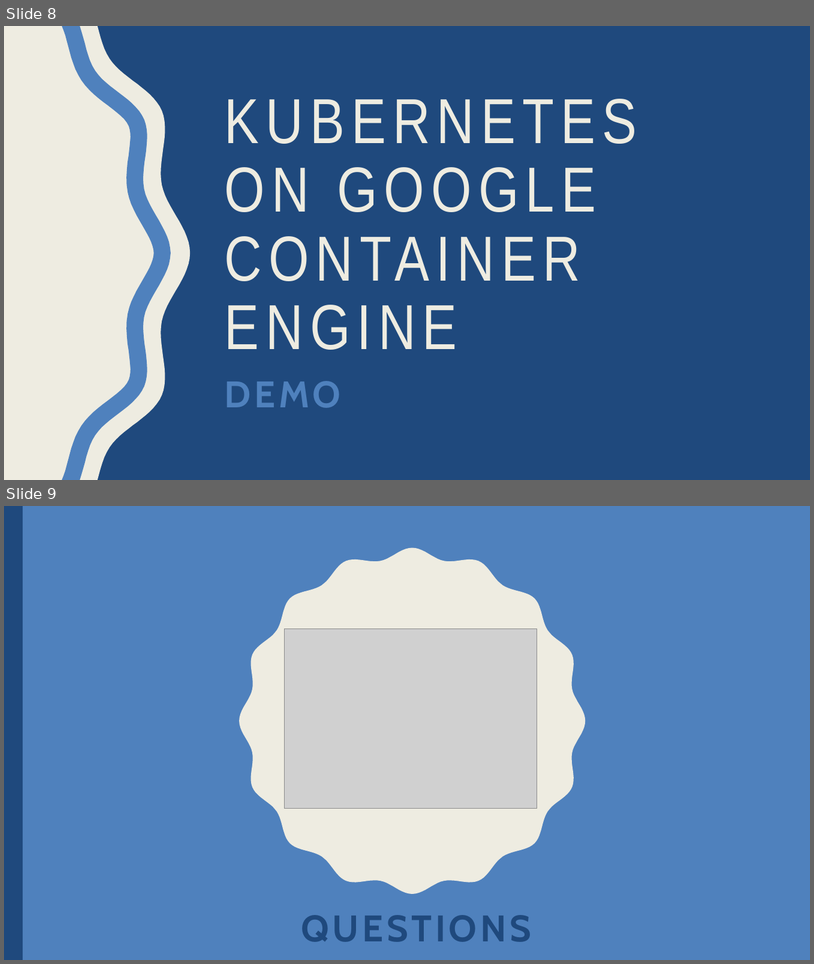
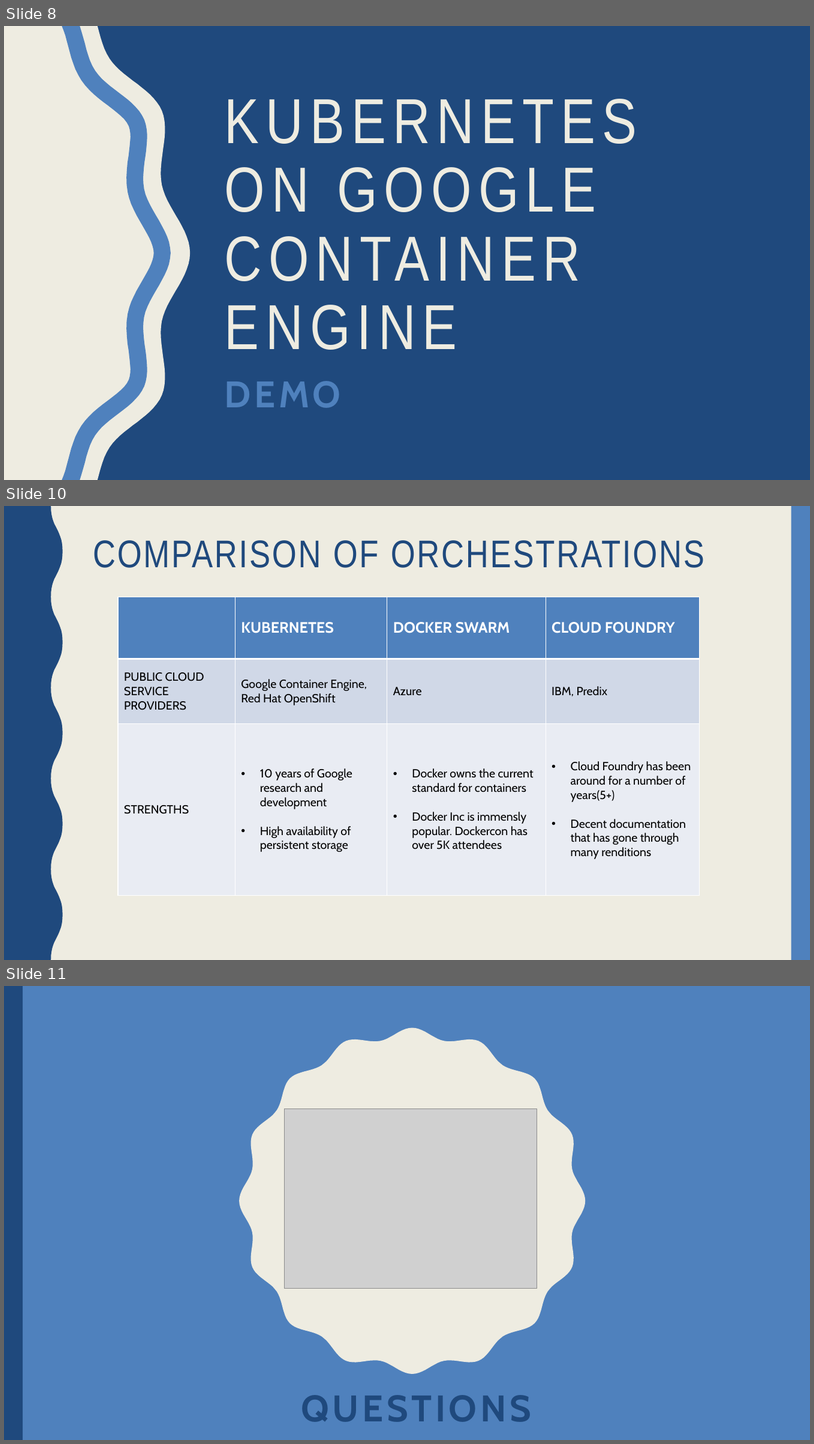
Before and after one commit to agsarthak/kubernets_datascience, a slide deck: Team9-ppt.pptx. Shown one above the other, each under a label of ours: slides 8 and 9 before the commit, slides 8, 10 and 11 after it; the slides between them are not shown. The pictures are 814x964 and 814x1444 pixels, drawn with LibreOffice and Linux fonts; fonts in the diff are those of the drawing; grey boxes stand for pictures. Boxes give left, top, right and bottom in pixels: in the first picture for what was removed or moved away, otherwise in the second. Text is boxed around its words. In the diff, an @@ line names an element or a change of style, - is before the commit and + after.

Commit message:
updated ppt

```diff
--- a/Team9-ppt.pptx
+++ b/Team9-ppt.pptx
@@ slide 10 added at (x1=4, y1=506, x2=810, y2=960), background #EEECE1 @@
@@ freeform shape added at (x1=4, y1=506, x2=63, y2=960), fill #1F497D @@
@@ rectangle added at (x1=792, y1=506, x2=810, y2=960), fill #4F81BD @@
@@ title added at (x1=93, y1=540, x2=705, y2=568), 45.9 pt, text #1F497D @@
+COMPARISON OF ORCHESTRATIONS
@@ table added at (x1=119, y1=597, x2=699, y2=895), 3 rows, 4 columns @@
+ | KUBERNETES | DOCKER SWARM | CLOUD FOUNDRY
+PUBLIC CLOUD SERVICE PROVIDERS | Google Container Engine, Red Hat OpenShift | Azure | IBM, Predix
+STRENGTHS | 10 years of Google research and development / High availability of persistent storage | Docker owns the current standard for containers / Docker Inc is immensly popular. Dockercon has over 5K attendees | Cloud Foundry has been around for a number of years(5+) / Decent documentation that has gone through many renditions
@@ what was slide 9 is now slide 11 @@
```
Also in this commit, not shown: 1 other slide added.
